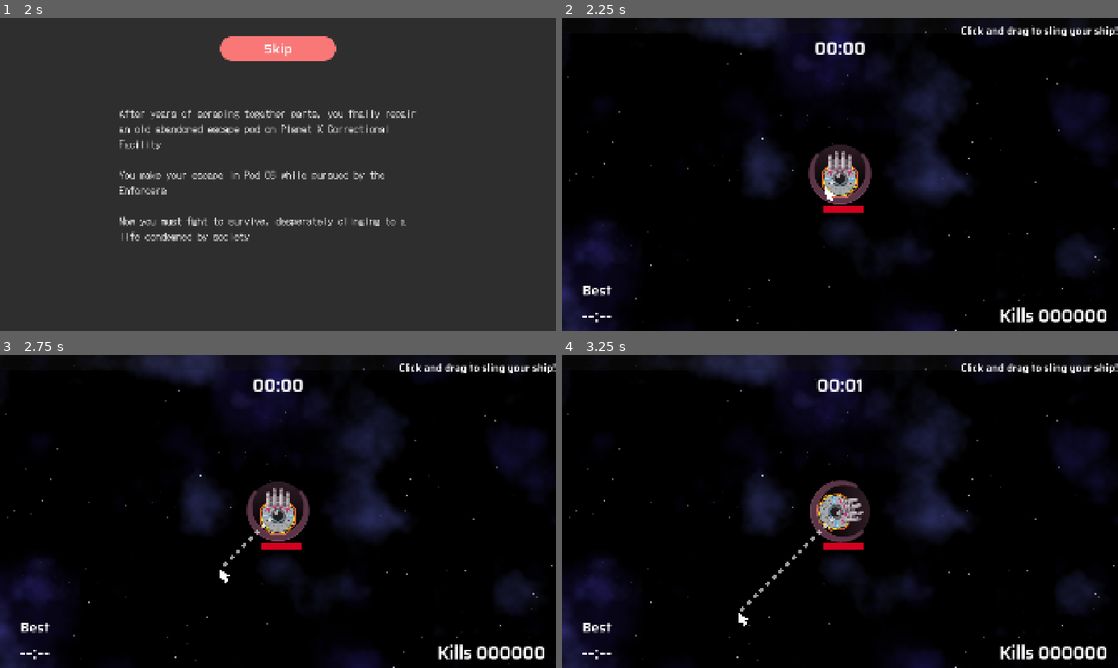
Above: before the commit, frames 1-4 (two rows, left to right).
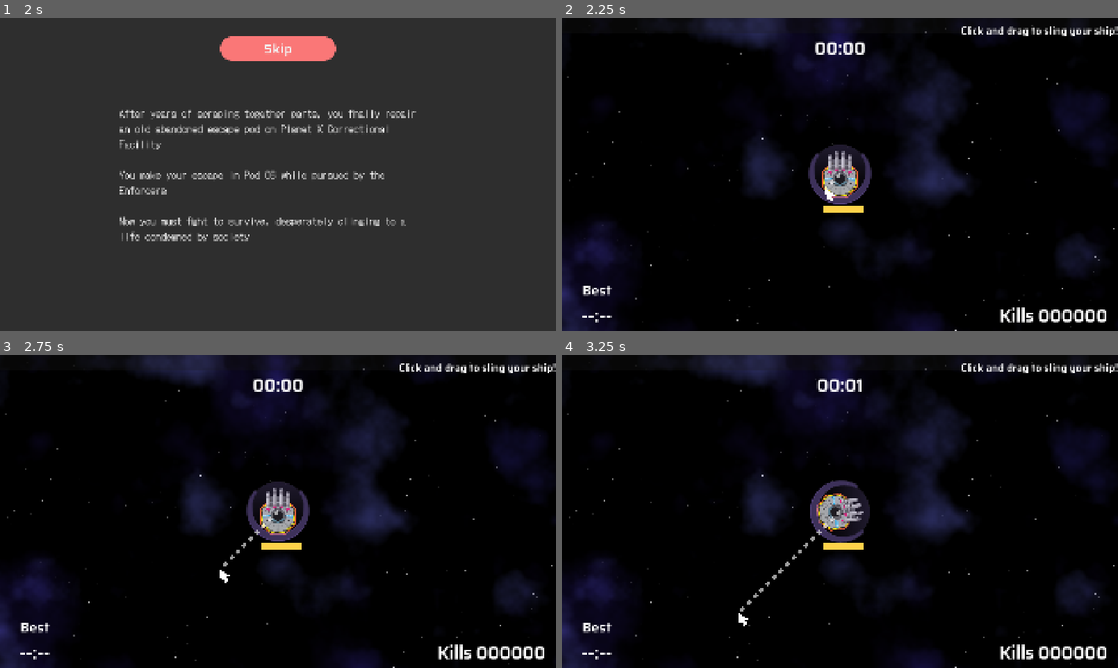
Above: after the commit, the same moments.

Repository: two-sticks-and-a-rock/space-arcade
Game: Godot game, scene res://scenes/main_menu.tscn
Two runs of this game, one before a commit and one after it. Both use one fixed random seed, a clock stepped at 60 frames per second and the inputs below.
Inputs (mouse positions are in pixels of both pictures, inside the frame that each line leads up to):
- Up to frame 1 (2 s): click "START" at 0.5 s; click "Skip" at 1.25 s
- Up to frame 2 (2.25 s): click "Skip" at 2 s
- Up to frame 3 (2.75 s): no input
- Up to frame 4 (3.25 s): move the mouse to (962, 495) at 2.77 s; press the mouse at (962, 495) at 2.78 s

Frame 1 is identical in both runs. In frame 2, 0.5% of the frame differs, in the area x 44-56%, y 43-63%; in frame 3, 0.6%; in frame 4, 0.6%, in the area x 44-55%, y 40-63%.

Commit message:
blue gear

Diff:
--- a/scenes/player/player.tscn
+++ b/scenes/player/player.tscn
@@ -19,7 +19,7 @@
 [sub_resource type="StyleBoxFlat" id="StyleBoxFlat_p47bc"]
 
 [sub_resource type="StyleBoxFlat" id="StyleBoxFlat_lvxji"]
-bg_color = Color(0.8392157, 0, 0.12156863, 1)
+bg_color = Color(1, 0.8235294, 0.2901961, 1)
 
 [sub_resource type="StyleBoxFlat" id="StyleBoxFlat_5gtgg"]
 bg_color = Color(1, 1, 1, 1)
--- a/scenes/player/player_weapons/ram_shield/ram_shield.tscn
+++ b/scenes/player/player_weapons/ram_shield/ram_shield.tscn
@@ -60,7 +60,7 @@
 step = 0.1
 value = 2.0
 texture_progress = ExtResource("3_fw3ta")
-tint_progress = Color(1, 0.25882354, 0.6117647, 1)
+tint_progress = Color(0.41960785, 0.1764706, 1, 1)
 
 [connection signal="timeout" from="UpTimer" to="." method="_on_up_timer_timeout"]
 [connection signal="timeout" from="DownTimer" to="." method="_on_down_timer_timeout"]
--- a/scenes/xp/xp_bar.tscn
+++ b/scenes/xp/xp_bar.tscn
@@ -1,12 +1,16 @@
 [gd_scene format=3 uid="uid://dto3jjxkpeho1"]
 
 [ext_resource type="Script" uid="uid://bqktfsfr2ugju" path="res://scenes/xp/xp_bar.gd" id="1_raep5"]
+
+[sub_resource type="StyleBoxFlat" id="StyleBoxFlat_raep5"]
+bg_color = Color(0.14117648, 0.41960785, 0.99215686, 1)
 
 [node name="XpBar" type="ProgressBar" unique_id=804379581]
 anchors_preset = 10
 anchor_right = 1.0
 offset_bottom = 52.0
 grow_horizontal = 2
+theme_override_styles/fill = SubResource("StyleBoxFlat_raep5")
 step = 1.0
 value = 100.0
 show_percentage = false
--- a/scenes/xp/xp_gear.tscn
+++ b/scenes/xp/xp_gear.tscn
@@ -1,14 +1,26 @@
 [gd_scene format=3 uid="uid://oaoj8eb8rbpv"]
 
 [ext_resource type="Script" uid="uid://l0rugoixbkvi" path="res://scenes/xp/xp_pickupable.gd" id="1_y5ppa"]
+[ext_resource type="Texture2D" uid="uid://c0yoxnpfd24u3" path="res://art/sprites/xp/gear_placeholder.png" id="2_y5ppa"]
 
 [sub_resource type="CircleShape2D" id="CircleShape2D_y5ppa"]
 radius = 30.004166
+
+[sub_resource type="Gradient" id="Gradient_y5ppa"]
+offsets = PackedFloat32Array(0.4984375, 0.85)
+colors = PackedColorArray(0.14117648, 0.41960785, 0.99215686, 1, 0, 0, 0, 0)
+
+[sub_resource type="GradientTexture2D" id="GradientTexture2D_y5ppa"]
+gradient = SubResource("Gradient_y5ppa")
+fill = 1
+fill_from = Vector2(0.5, 0.5)
+fill_to = Vector2(0.9, 0.9)
 
 [node name="XpGear" type="Area2D" unique_id=524505885]
 collision_layer = 16
 collision_mask = 33
 script = ExtResource("1_y5ppa")
+xp_sprite = ExtResource("2_y5ppa")
 
 [node name="CollisionShape2D" type="CollisionShape2D" parent="." unique_id=1079333680]
 position = Vector2(0, 1.5)
@@ -16,7 +28,24 @@
 debug_color = Color(0.74342495, 0.42045522, 0.53199035, 0.41960785)
 
 [node name="Sprite2D" type="Sprite2D" parent="." unique_id=191004246]
+self_modulate = Color(0.44705883, 0.7176471, 1, 1)
 scale = Vector2(0.2, 0.2)
+texture = ExtResource("2_y5ppa")
+
+[node name="TextureRect" type="TextureRect" parent="Sprite2D" unique_id=311590848]
+show_behind_parent = true
+anchors_preset = 8
+anchor_left = 0.5
+anchor_top = 0.5
+anchor_right = 0.5
+anchor_bottom = 0.5
+offset_left = -489.5
+offset_top = -475.0
+offset_right = 145.49994
+offset_bottom = 159.99994
+grow_horizontal = 2
+grow_vertical = 2
+texture = SubResource("GradientTexture2D_y5ppa")
 
 [connection signal="area_entered" from="." to="." method="_on_gear_area_entered"]
 [connection signal="area_exited" from="." to="." method="_on_gear_area_exited"]
